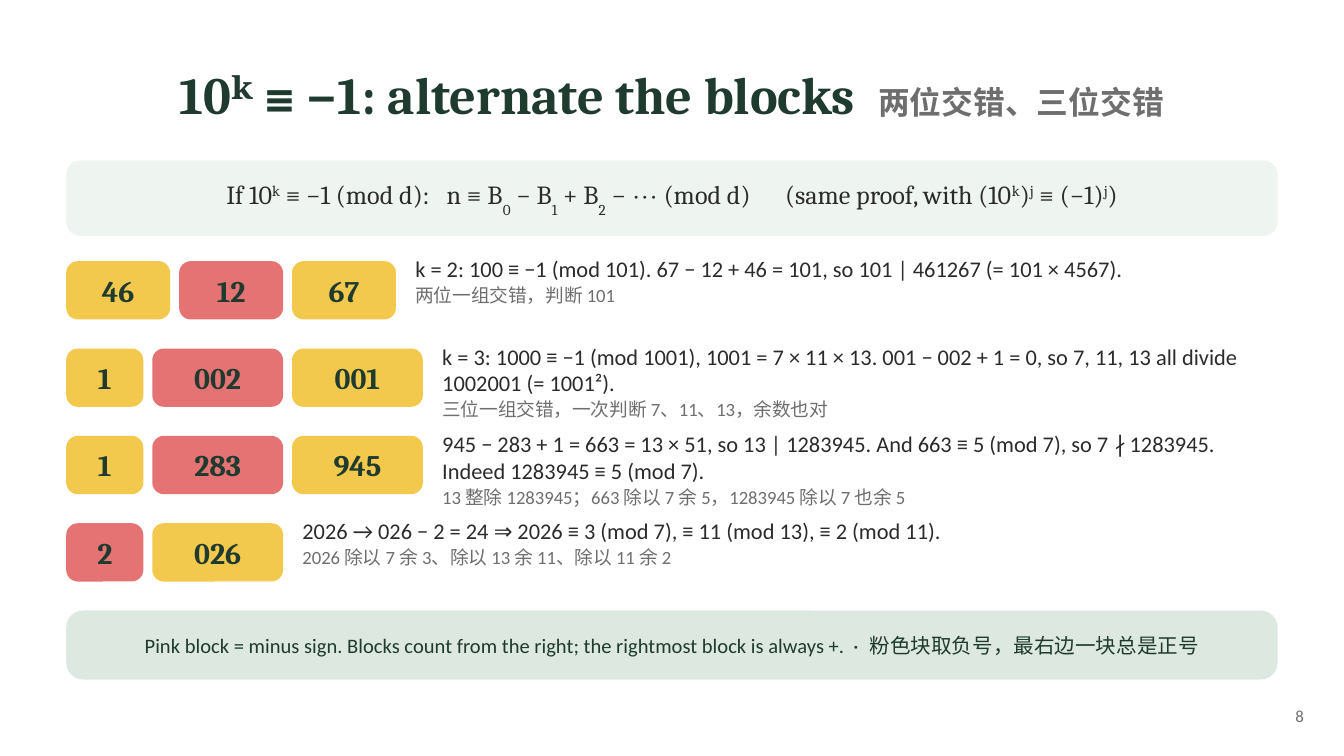
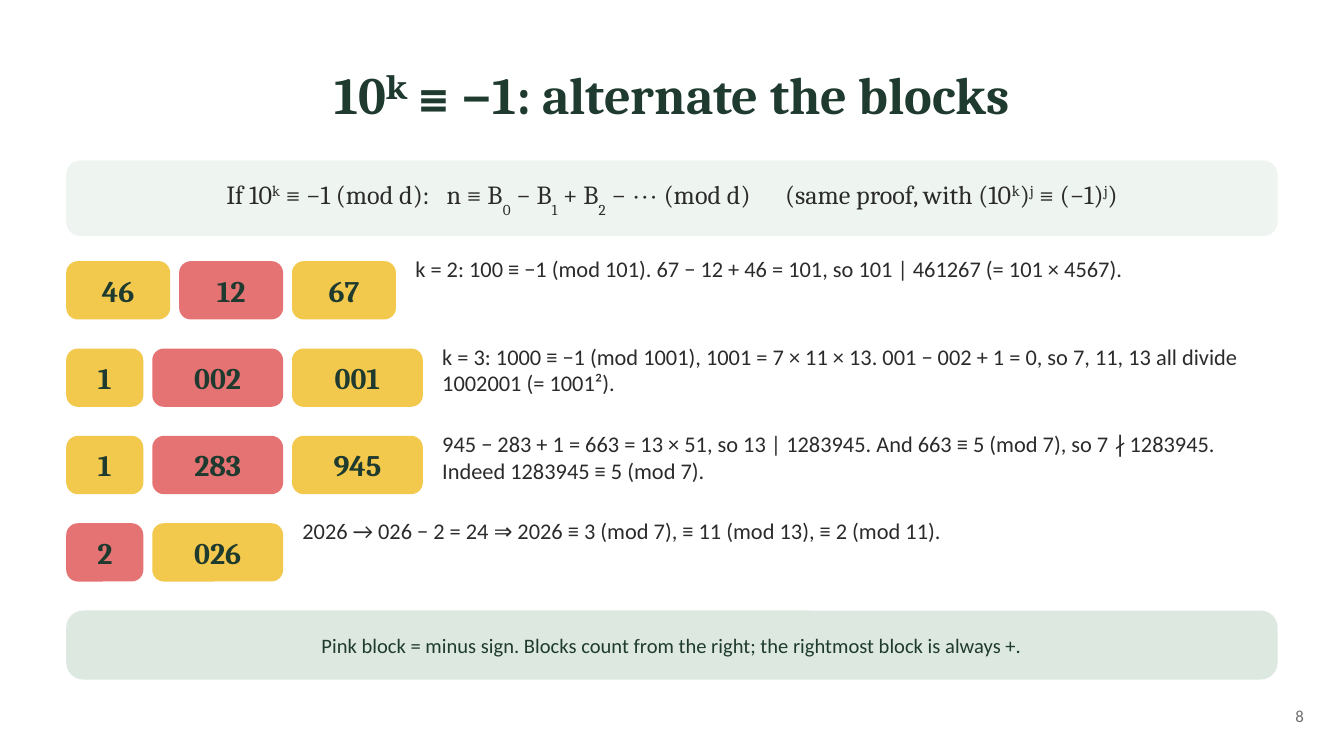
Before and after one commit to ZhihengLi0/math5248, a slide deck: slide 8 of slides/full.pptx. Drawn at 1344x756 pixels with LibreOffice and Linux fonts; fonts in the diff are those of the drawing. Boxes give left, top, right and bottom in pixels: in the first picture for what was removed or moved away, otherwise in the second. Text is boxed around its words. In the diff, an @@ line names an element or a change of style, - is before the commit and + after.

```diff
--- a/slides/full.pptx
+++ b/slides/full.pptx
@@ title at (461,77,1010,115): text changed @@
-10ᵏ ≡ −1: alternate the blocks 两位交错、三位交错
+10ᵏ ≡ −1: alternate the blocks
@@ text at (415,286,615,304): paragraph removed @@
-两位一组交错，判断 101
@@ text at (442,400,828,418): paragraph removed @@
-三位一组交错，一次判断 7、11、13，余数也对
@@ text at (442,488,905,507): paragraph removed @@
-13 整除 1283945；663 除以 7 余 5，1283945 除以 7 也余 5
@@ less space between paragraphs in 4 elements at (415,261,1122,280), (442,436,1215,482), (442,349,1237,394), (302,523,940,542) @@
@@ text at (302,548,671,566): paragraph removed @@
-2026 除以 7 余 3、除以 13 余 11、除以 11 余 2
@@ text at (321,638,1001,657): text changed @@
-Pink block = minus sign. Blocks count from the right; the rightmost block is always +. · 粉色块取负号，最右边一块总是正号
+Pink block = minus sign. Blocks count from the right; the rightmost block is always +.
```
Also in this commit, not shown: 21 other slides changed, 5 other files.
